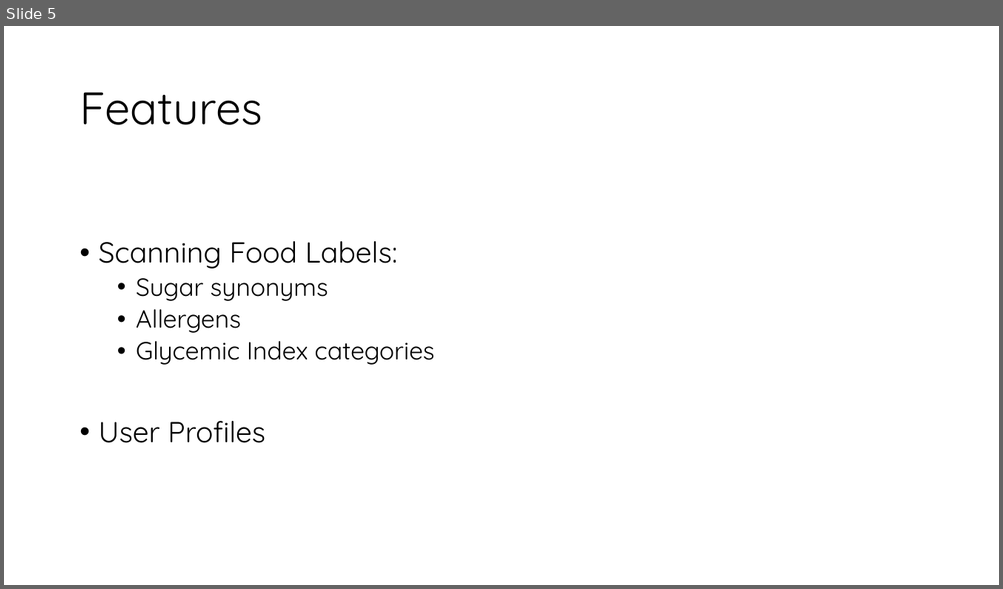
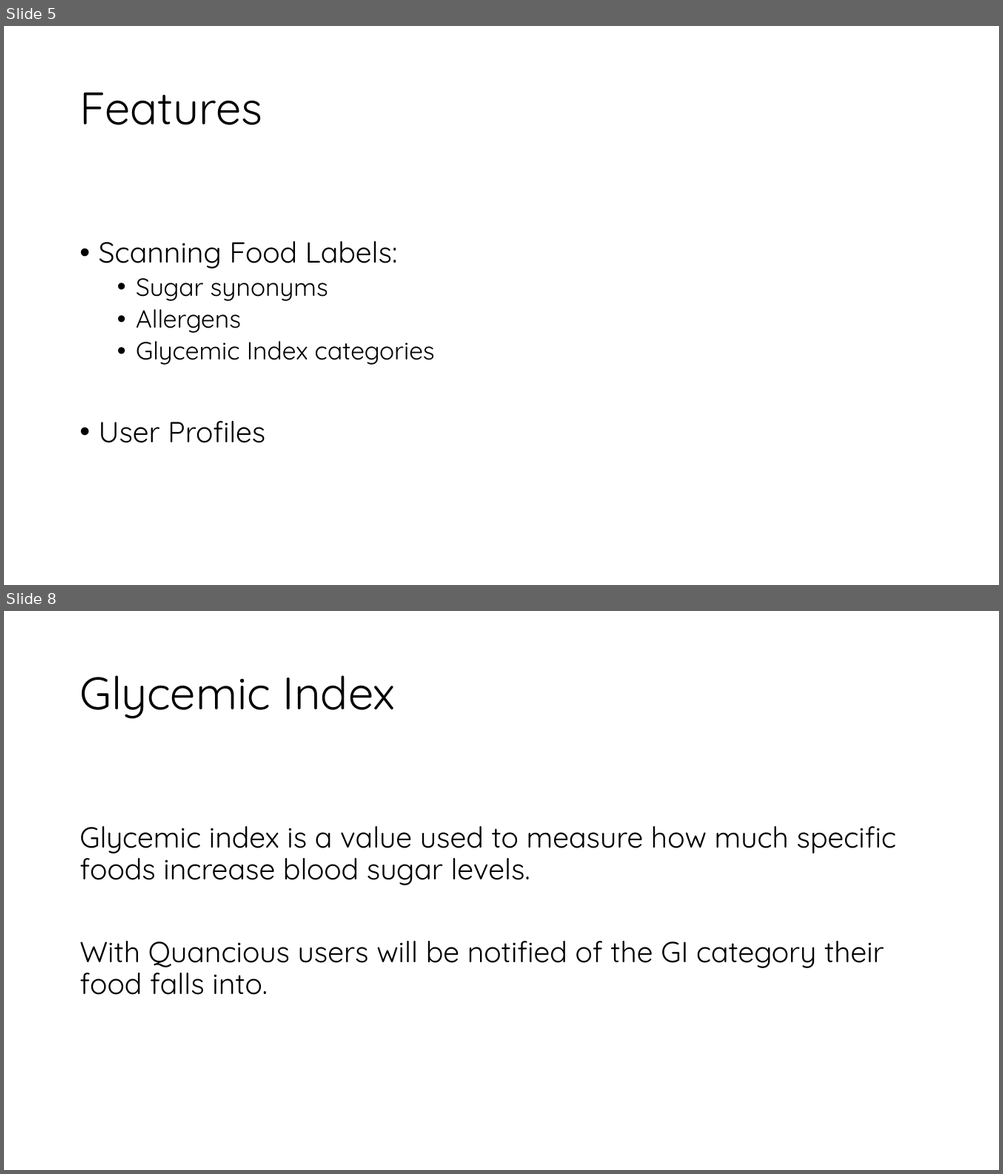
Before and after one commit to IIITBangalore/CISHack-IIITB, a slide deck: Quancious.pptx. Shown one above the other, each under a label of ours: slide 5 before the commit, slides 5 and 8 after it; the slides between them are not shown. The pictures are 1003x589 and 1003x1174 pixels, drawn with LibreOffice and Linux fonts; fonts in the diff are those of the drawing. Boxes give left, top, right and bottom in pixels: in the first picture for what was removed or moved away, otherwise in the second. Text is boxed around its words. In the diff, an @@ line names an element or a change of style, - is before the commit and + after.

```diff
--- a/Quancious.pptx
+++ b/Quancious.pptx
@@ slide 8 added at box(4, 611, 999, 1170), background #FFFFFF @@
@@ title added at box(79, 675, 395, 719), 44 pt, text #000000 @@
+Glycemic Index
@@ text added at box(79, 826, 896, 995), 28 pt, text #000000 @@
+Glycemic index is a value used to measure how much specific foods increase blood sugar levels.
+With Quancious users will be notified of the GI category their food falls into.
```
Also in this commit, not shown: 3 other slides added.
